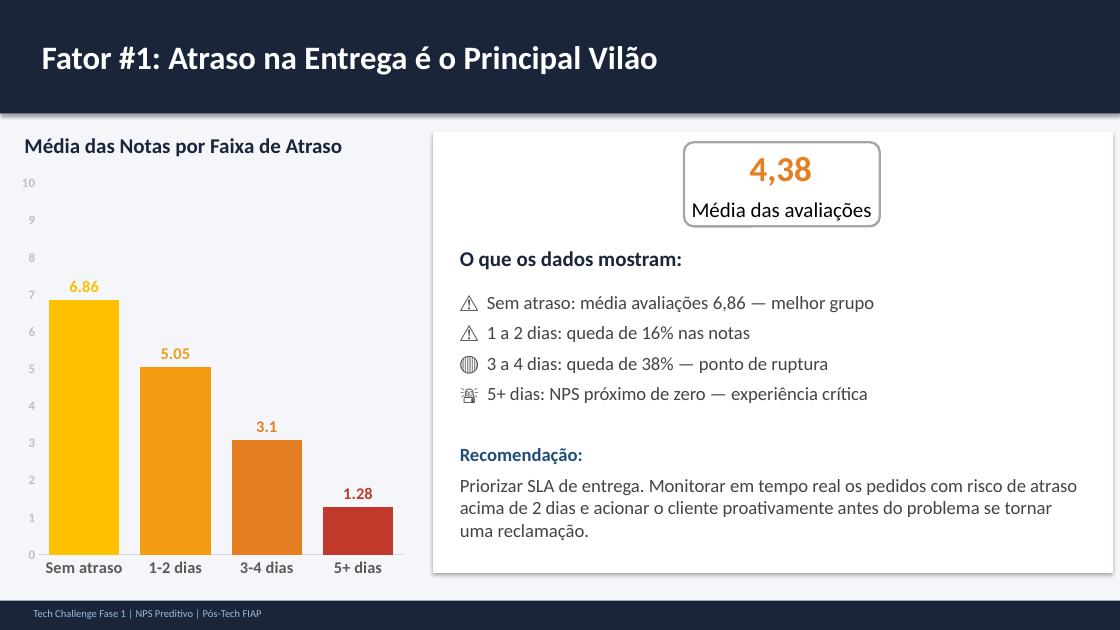
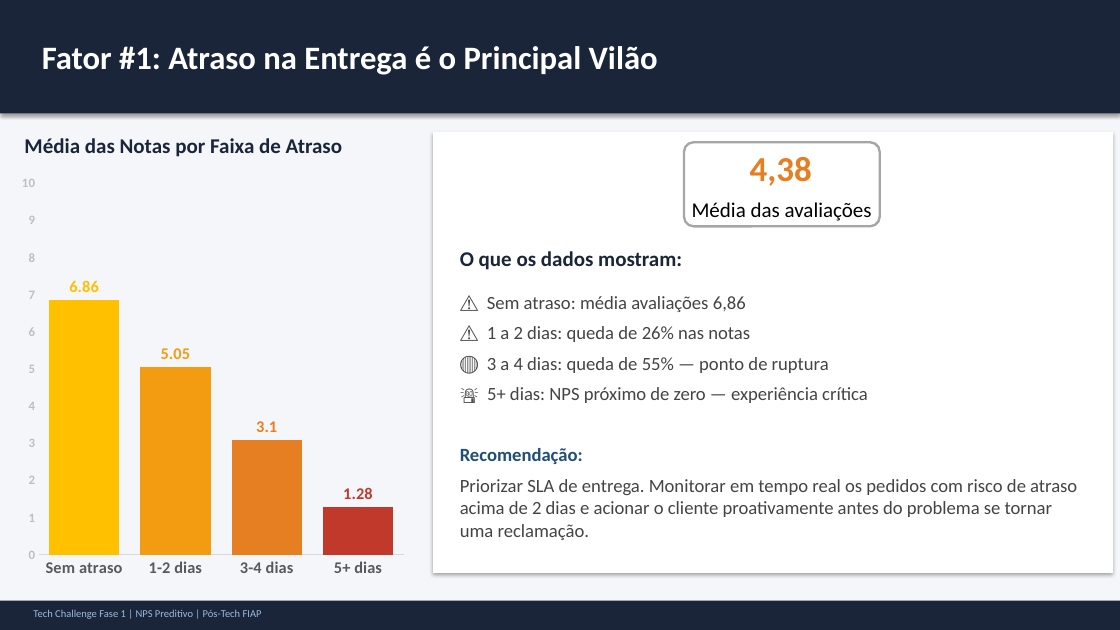
Before and after one commit to Fe-Biaggio/TechChallenge_1, a slide deck: slide 5 of reports/presentation/NPS_Preditivo_Apresentacao.pptx. Drawn at 1120x630 pixels with LibreOffice and Linux fonts; fonts in the diff are those of the drawing. Boxes give left, top, right and bottom in pixels: in the first picture for what was removed or moved away, otherwise in the second. Text is boxed around its words. In the diff, an @@ line names an element or a change of style, - is before the commit and + after.

```diff
--- a/reports/presentation/NPS_Preditivo_Apresentacao.pptx
+++ b/reports/presentation/NPS_Preditivo_Apresentacao.pptx
@@ text at [487,296,829,373]: text changed @@
-⚠️ Sem atraso: média avaliações 6,86 — melhor grupo
-⚠️ 1 a 2 dias: queda de 16% nas notas
-🔴 3 a 4 dias: queda de 38% — ponto de ruptura
+⚠️ Sem atraso: média avaliações 6,86
+⚠️ 1 a 2 dias: queda de 26% nas notas
+🔴 3 a 4 dias: queda de 55% — ponto de ruptura
```
Also in this commit, not shown: 3 other slides changed.
